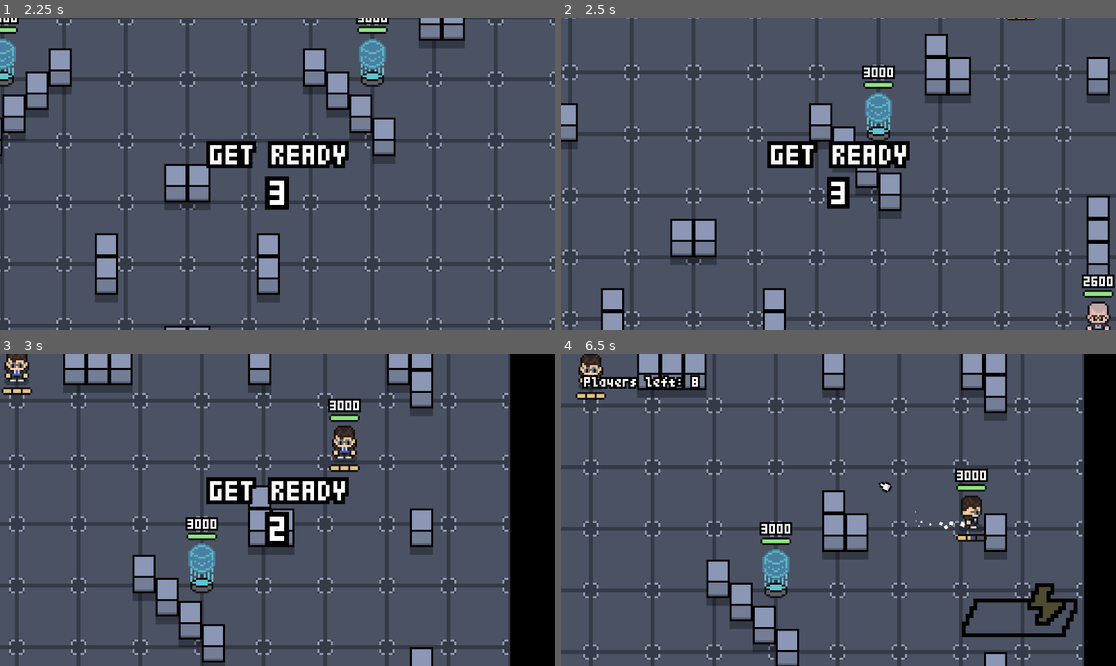
Above: before the commit, frames 1-4 (two rows, left to right).
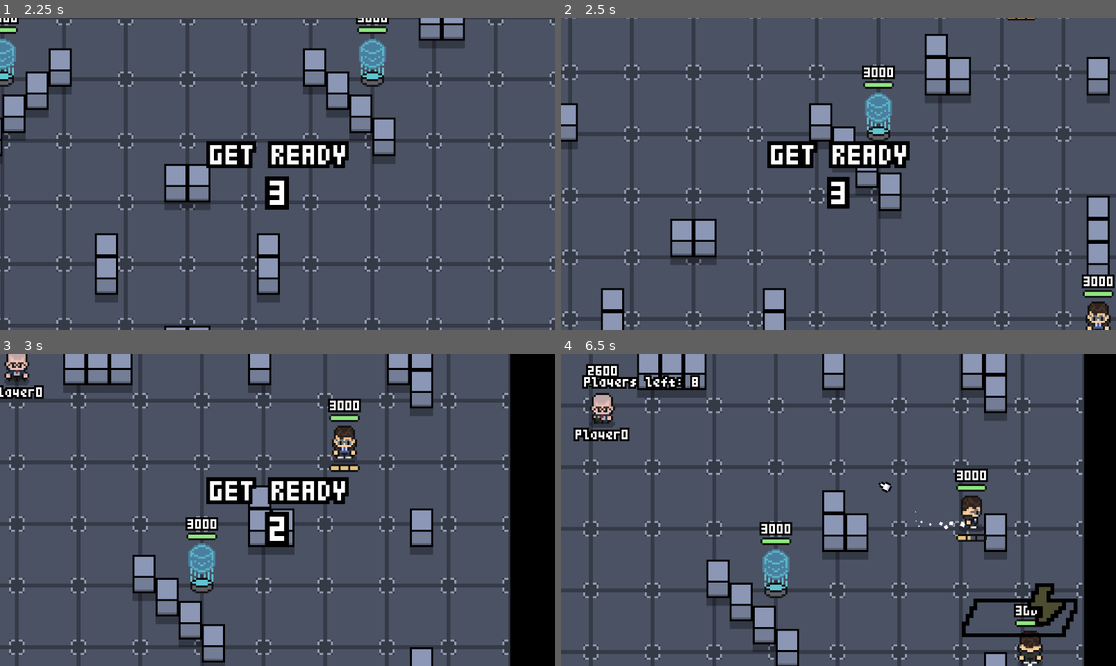
Above: after the commit, the same moments.

Repository: ppaluchowski64/SCI-Stars
Game: Godot game, scene res://scenes/battle.tscn
Same seed, same stepped clock (60 frames per second), same inputs: the game is played once before the commit and once after it.
Inputs (mouse positions are in pixels of both pictures, inside the frame that each line leads up to):
- Up to frame 1 (2.25 s): move the mouse to (399, 158) at 0.52 s; hold D (right) 0.53-1.28 s; click (399, 158) at 0.6 s; right-click (399, 158) at 0.8 s; move the mouse to (166, 189) at 1.27 s; hold S (down) 1.28-2.03 s; right-click (166, 189) at 1.35 s; click (166, 189) at 1.55 s; move the mouse to (333, 105) at 2.02 s; hold D (right) from 2.03 s (still down); click (333, 105) at 2.1 s
- Up to frame 2 (2.5 s): keep holding D (right); right-click (894, 105) at 2.3 s
- Up to frame 3 (3 s): move the mouse to (249, 572) at 2.77 s; release D (right) at 2.78 s; hold W (up) from 2.78 s (still down); right-click (249, 572) at 2.85 s
- Up to frame 4 (6.5 s): click (810, 572) at 3.05 s; move the mouse to (1005, 556) at 3.52 s; release W (up) at 3.53 s; hold A (left) 3.53-5.03 s; click (1005, 556) at 3.6 s; right-click (1005, 556) at 3.8 s; move the mouse to (672, 463) at 4.27 s; right-click (672, 463) at 4.35 s; click (672, 463) at 4.55 s; move the mouse to (866, 510) at 5.02 s; hold S (down) 5.03-5.78 s; click (866, 510) at 5.1 s; right-click (866, 510) at 5.3 s; move the mouse to (755, 432) at 5.77 s; hold D (right) from 5.78 s (still down); right-click (755, 432) at 5.85 s; click (755, 432) at 6.05 s

Frame 1 is identical in both runs. In frame 2, 0.3% of the frame differs, in the area x 94-100%, y 83-100%; in frame 3, 0.5%; in frame 4, 1.9%, in the area x 2-87%, y 0-100%.

Commit message:
Add enemy AI with AStarGrid2D pathfinding

Diff:
--- a/game/project.godot
+++ b/game/project.godot
@@ -21,10 +21,7 @@
 Const="*res://scripts/consts.gd"
 PlayerData="*res://scripts/player_data.gd"
 Autoload="res://scripts/autoload.gd"
-
-[dotnet]
-
-project/assembly_name="SCI Stars"
+AStarAI="*res://scripts/player_ai_astar.gd"
 
 [input]
 
--- a/game/scenes/battle.tscn
+++ b/game/scenes/battle.tscn
@@ -29,6 +29,7 @@
 use_texture_padding = false
 0:0/0 = 0
 0:0/0/physics_layer_0/polygon_0/points = PackedVector2Array(-6.5, -10, 6, -10, 6, 10, -6.5, 10)
+0:0/0/custom_data_0 = true
 
 [sub_resource type="TileSetAtlasSource" id="TileSetAtlasSource_22uqi"]
 texture = ExtResource("5_03edq")
@@ -42,6 +43,8 @@
 tile_size = Vector2i(12, 12)
 physics_layer_0/collision_layer = 3
 physics_layer_0/collision_mask = 3
+custom_data_layer_0/name = "has_collision"
+custom_data_layer_0/type = 1
 sources/0 = SubResource("TileSetAtlasSource_urc0o")
 sources/1 = SubResource("TileSetAtlasSource_22uqi")
 
--- a/game/scenes/player.tscn
+++ b/game/scenes/player.tscn
@@ -117,6 +117,29 @@
 scale = Vector2(4, 4)
 texture = ExtResource("5_ptbdj")
 
+[node name="NicknameLabel" type="Node2D" parent="."]
+scale = Vector2(4, 4)
+
+[node name="Label" type="Label" parent="NicknameLabel"]
+visible = false
+material = SubResource("ShaderMaterial_ux241")
+anchors_preset = 8
+anchor_left = 0.5
+anchor_top = 0.5
+anchor_right = 0.5
+anchor_bottom = 0.5
+offset_left = -8.0
+offset_top = 11.0
+offset_right = 8.0
+offset_bottom = 17.0
+grow_horizontal = 2
+grow_vertical = 2
+theme = SubResource("Theme_60cmk")
+text = "Player1"
+horizontal_alignment = 1
+vertical_alignment = 2
+metadata/_edit_use_anchors_ = true
+
 [node name="Shadow" type="Sprite2D" parent="."]
 self_modulate = Color(1, 1, 1, 0.3)
 z_index = -1
--- /dev/null
+++ b/game/scenes/player_ai.tscn
@@ -0,0 +1,17 @@
+[gd_scene load_steps=2 format=3 uid="uid://db8pnbkya5j33"]
+
+[ext_resource type="Script" uid="uid://bnmqmhtoyry5" path="res://scripts/player_ai.gd" id="1_dorh7"]
+
+[node name="PlayerAI" type="Node2D"]
+z_index = 2
+script = ExtResource("1_dorh7")
+
+[node name="MoveTimer" type="Timer" parent="."]
+wait_time = 0.1
+one_shot = true
+autostart = true
+
+[node name="ShootTimer" type="Timer" parent="."]
+one_shot = true
+
+[connection signal="timeout" from="MoveTimer" to="." method="_on_move_timer_timeout"]
--- a/game/scenes/power_pod.tscn
+++ b/game/scenes/power_pod.tscn
@@ -112,6 +112,7 @@
 scale = Vector2(4, 4)
 texture = ExtResource("2_xwi6h")
 hframes = 2
+frame = 1
 region_rect = Rect2(0, 0, 13, 16)
 
 [node name="CollisionShape2D" type="CollisionShape2D" parent="."]
--- a/game/scripts/battle_manager.gd
+++ b/game/scripts/battle_manager.gd
@@ -17,6 +17,7 @@
 var main_player: Node
 var player_count: int = 8
 var next_free_player_id = 0
+var game_ended: bool = false
 
 func block_player_controls(value: bool):
 	for player in players.get_children():
@@ -43,8 +44,10 @@
 
 	ui.update_player_count(player_count)
 
-	if player_count <= 1 or main_player.is_dead:
-		end_game()
+	if not game_ended:
+		if player_count <= 1 or main_player.is_dead:
+			game_ended = true
+			end_game()
 
 func get_exclusive_player_id() -> int:
 	next_free_player_id += 1
@@ -56,14 +59,17 @@
 		Vector2(680, -680), Vector2(680, 680), Vector2(-680, 680), Vector2(-680, -680)
 	]
 
-	var main_player_id: int = randi_range(0, 7)
+	var main_player_id: int = 4#randi_range(0, 7)
 	var i: int = 0
 
 	for pos in player_spawn_pos:
 		if i == main_player_id:
 			main_player = spawn_player(pos.x, pos.y, PlayerData.selected_character, i)
 		else:
-			spawn_player(pos.x, pos.y, Characters.ID.values().pick_random(), i)
+			var p = spawn_player(pos.x, pos.y, Characters.ID.values().pick_random(), i)
+			p.setup_ai()
+			p.ammobar.visible = false
+			p.nickname_label.visible = true
 
 		i += 1
 
--- a/game/scripts/camera.gd
+++ b/game/scripts/camera.gd
@@ -29,3 +29,6 @@
 		target_pos.y = clamp(target_pos.y, h - 1024 - Const.CAMERA_BORDER_MARGIN, 1024 - h + Const.CAMERA_BORDER_MARGIN)
 
 		global_position = lerp(global_position, target_pos, 0.05)
+
+	#global_position = Vector2.ZERO
+	#zoom = Vector2(0.5, 0.5)
--- a/game/scripts/lobby.gd
+++ b/game/scripts/lobby.gd
@@ -42,7 +42,7 @@
 	update_selected_character()
 
 	money_label.text = "COINS: " + str(int(PlayerData.money))
-	tokens_label.text = "RJ-45: " + str(int(PlayerData.tokens))
+	tokens_label.text = "PLUGS: " + str(int(PlayerData.tokens))
 
 	if PlayerData.tokens >= 100:
 		loot_box_label.theme.set_color("font_color", "Label", Color("#8DEB8D"))
--- a/game/scripts/loot_box.gd
+++ b/game/scripts/loot_box.gd
@@ -18,7 +18,7 @@
 
 func _ready() -> void:
 	coins_label.text = "COINS: " + str(int(PlayerData.money))
-	tokens_label.text = "RJ-45: " + str(int(PlayerData.tokens))
+	tokens_label.text = "PLUGS: " + str(int(PlayerData.tokens))
 
 func _process(_delta: float) -> void:
 	if Input.is_action_just_pressed("ui_click") and not block_click:
--- a/game/scripts/player.gd
+++ b/game/scripts/player.gd
@@ -11,7 +11,10 @@
 @onready var healthbar_fill: ColorRect = $Healthbar/ColorRect
 @onready var healthbar_label: Label = $Healthbar/LabelParent/Label
 
+@onready var ammobar: Node2D = $Ammobar
 @onready var ammobar_fill: ColorRect = $Ammobar/ColorRect
+
+@onready var nickname_label: Label = $NicknameLabel/Label
 
 @onready var walk_particles: CPUParticles2D = $WalkParticles
 
@@ -38,11 +41,20 @@
 var reload_speed: float = 0.75
 var super_charge: float = 0.0
 var kills: int = 0
+var ai: Node
 
 # Other
 var block_controls: bool = true
 var is_main_player: bool = false
 var is_dead: bool = false
+
+func setup_ai() -> void:
+	var AI = preload("res://scenes/player_ai.tscn")
+
+	ai = AI.instantiate()
+	ai.player = self
+
+	add_child(ai)
 
 func rad_to_double_dir(angle: float) -> Array:
 	if angle < 0:
@@ -74,11 +86,13 @@
 func take_damage(damage: int, hitter: Node = null) -> void:
 	health -= damage
 
-	if health <= 0:
+	if health <= 0 and not is_dead:
 		is_dead = true
 
 		if hitter:
-			get_tree().get_first_node_in_group("camera").target = hitter
+			if is_main_player:
+				get_tree().get_first_node_in_group("camera").target = hitter
+
 			hitter.kills += 1
 
 		emit_signal("update_player_count")
@@ -88,12 +102,12 @@
 
 	regen_cooldown.start(3)
 
-func spawn_projectile(projectile_id: Projectiles.ID = Projectiles.ID.DEFAULT) -> void:
+func spawn_projectile(projectile_id: Projectiles.ID = Projectiles.ID.DEFAULT, angle: float = get_angle_to(get_global_mouse_position())) -> void:
 	var projectile = Projectiles.custom_projectile(projectile_id)
 
 	projectile.player_id = id
 	projectile.global_position = get_global_position()
-	projectile.global_rotation = get_angle_to(get_global_mouse_position())
+	projectile.global_rotation = angle
 	projectile.parent = self
 
 	projectile.damage = PlayerData.character_stats[0][0].value
@@ -174,6 +188,8 @@
 
 	sprite.animation = "7"
 	sprite.frame = 1
+
+	nickname_label.text = "Player" + str(id)
 
 func _process(delta: float) -> void:
 	if is_main_player:
@@ -187,6 +203,9 @@
 			for player in get_parent().get_children():
 				if player != self:
 					player.take_damage(9999)
+	else:
+		if not block_controls and ai:
+			ai.update(delta)
 
 	animate(delta)
 	update_ui()
--- /dev/null
+++ b/game/scripts/player_ai.gd
@@ -0,0 +1,111 @@
+extends Node2D
+
+@export var player: Node2D
+@onready var move_timer: Timer = $MoveTimer
+@onready var shoot_timer: Timer = $ShootTimer
+
+var astar = AStarGrid2D.new()
+var current_path: PackedVector2Array
+var path_index: int = 0
+
+var moving: bool = false
+var ignore_enemy_frames: float = 600
+
+func update(delta: float) -> void:
+	global_position = Vector2.ZERO
+
+	var closest_enemy_dist: float = INF
+	var closest_enemy: Node2D
+
+	for enemy in get_tree().get_nodes_in_group("player"):
+		if enemy.id != player.id:
+			var dist: float = player.global_position.distance_to(enemy.global_position)
+
+			if dist < closest_enemy_dist:
+				closest_enemy_dist = dist
+				closest_enemy = enemy
+
+	if closest_enemy_dist <= 300:
+		if ignore_enemy_frames <= 0:
+			var angle: float = player.get_angle_to(closest_enemy.global_position)
+			var dir: Array = player.rad_to_double_dir(angle)
+
+			player.sprite.play(str(player.double_to_single_dir(dir[0], dir[1])))
+
+			if player.shoot_animation.time_left == 0:
+				player.dir_x = 0
+				player.dir_y = 0
+
+			if shoot_timer.is_stopped():
+				player.spawn_projectile(Projectiles.ID.DEFAULT, angle)
+				player.shoot_animation.start()
+
+				player.dir_x = dir[0]
+				player.dir_y = dir[1]
+
+				shoot_timer.start(1 + randf_range(-0.2, 0.2))
+
+			return
+		else:
+			ignore_enemy_frames -= delta * 1000
+	else:
+		ignore_enemy_frames = 600
+
+	if not moving or path_index >= current_path.size():
+		player.dir_x = 0
+		player.dir_y = 0
+
+		if move_timer.is_stopped():
+			move_timer.start(1)
+
+		return
+
+	var target_pos = current_path[path_index]
+	var dir = (target_pos - player.global_position).normalized()
+
+	player.dir_x = sign(dir[0])
+	player.dir_y = sign(dir[1])
+
+	var dist = player.speed
+
+	player.velocity = dir * dist
+	player.move_and_slide()
+
+	if player.global_position.distance_to(target_pos) <= dist * delta:
+		player.global_position = target_pos
+		path_index += 1
+
+		if path_index >= current_path.size():
+			moving = false
+
+func set_target(target: Vector2i) -> void:
+	var start = (player.global_position / AStarAI.cell_size).floor()
+	var start_astar = Vector2i(start)
+
+	current_path = astar.get_point_path(start_astar, target)
+
+	path_index = 0
+	moving = current_path.size() > 1
+
+func _ready() -> void:
+	global_position = Vector2.ZERO
+	astar = AStarAI.astar
+
+func _draw() -> void:
+	if AStarAI.debug_draw:
+		"""for x in range(astar.region.position.x, astar.region.end.x):
+			for y in range(astar.region.position.y, astar.region.end.y):
+				var cell_pos = Vector2(x, y)
+				var world_pos = cell_pos * AStarAI.cell_size
+				var rect = Rect2(world_pos, AStarAI.cell_size)
+				var is_solid = astar.is_point_solid(cell_pos)
+
+				if is_solid:
+					draw_rect(rect, Color.RED, false)"""
+
+		for point in current_path:
+			draw_circle(point, 3, Color.GREEN)
+
+func _on_move_timer_timeout() -> void:
+	set_target(Vector2i(randi_range(-40, 39), randi_range(-40, 39)))
+	queue_redraw()
--- /dev/null
+++ b/game/scripts/player_ai_astar.gd
@@ -0,0 +1,28 @@
+extends Node
+
+@onready var obstacles: TileMapLayer = get_tree().get_first_node_in_group("obstacle")
+
+var cell_size = Vector2(24, 24)
+var grid_size: int = 40
+
+var astar: AStarGrid2D = AStarGrid2D.new()
+
+var debug_draw: bool = false
+
+func generate_astar(new_astar: AStarGrid2D, tilemap: TileMapLayer) -> void:
+	for x in range(-grid_size / 2, grid_size / 2):
+		for y in range(-grid_size / 2, grid_size / 2):
+			if tilemap.get_cell_source_id(Vector2i(x, y)) == 0:
+				for ox in range(-2, 4):
+					for oy in range(-2, 4):
+						if not ox in [-2, 3] or not oy in [-2, 3]:
+							new_astar.set_point_solid(Vector2i(x * 2 + ox, y * 2 + oy))
+
+func _ready() -> void:
+	astar.region = Rect2i(-grid_size, -grid_size, grid_size * 2, grid_size * 2)
+	astar.cell_size = cell_size
+	astar.diagonal_mode = AStarGrid2D.DIAGONAL_MODE_ONLY_IF_NO_OBSTACLES
+
+	astar.update()
+
+	generate_astar(astar, obstacles)
--- a/game/scripts/projectile.gd
+++ b/game/scripts/projectile.gd
@@ -40,8 +40,12 @@
 	if travelled >= spawn_immunity:
 		if body.is_in_group("player"):
 			if body.id != player_id:
-				body.take_damage(damage, parent)
-				parent.super_charge = min(parent.super_charge + 0.15, 1.0)
+				if parent:
+					body.take_damage(damage, parent)
+					parent.super_charge = min(parent.super_charge + 0.15, 1.0)
+				else:
+					body.take_damage(damage)
+
 				destroy()
 
 		elif body.is_in_group("powerpod"):
Not shown, removed: game/data/questions.json
Not shown, added: game/scripts/player_ai.gd.uid
Not shown, added: game/scripts/player_ai_astar.gd.uid
